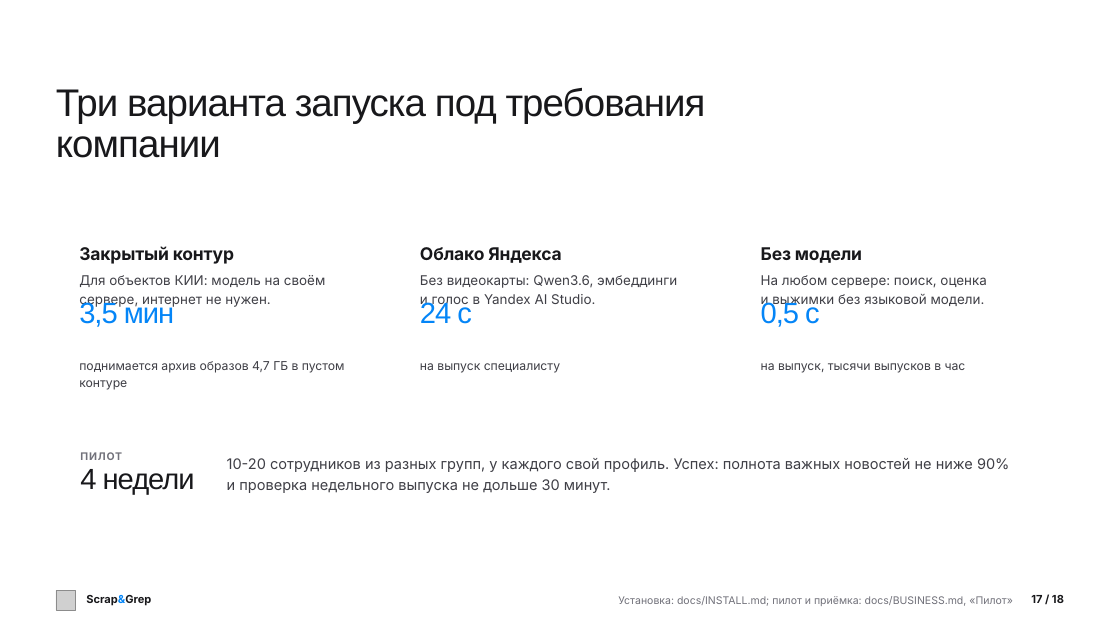
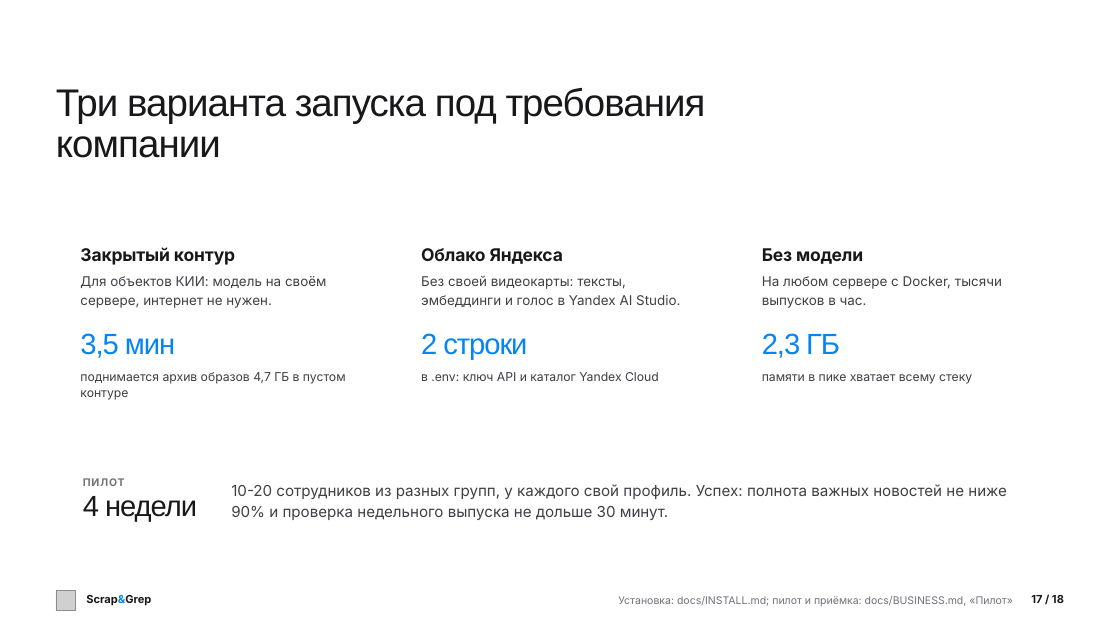
Before and after one commit to verikirill/scrap-and-grep, a slide deck: slide 17 of docs/presentation/scrapgrep.pptx. Drawn at 1120x630 pixels with LibreOffice and Linux fonts; fonts in the diff are those of the drawing; grey boxes stand for pictures; background and template pictures are left out. Boxes give left, top, right and bottom in pixels: in the first picture for what was removed or moved away, otherwise in the second. Text is boxed around its words. In the diff, an @@ line names an element or a change of style, - is before the commit and + after.

Commit message:
docs: deck without repeated facts, a 2026 price slide with sources, even layout
Every fact now stands on one slide: the cover names the audiences, the problem shows sources, publications and the KEV deadline, the speed slide compares models, the analyst study keeps time and coverage, and a new slide prices a digest by analyst and by assistant with six dated sources. Layout checked for equal margins and room above the footer; PPTX carries superscript references.

```diff
--- a/docs/presentation/scrapgrep.pptx
+++ b/docs/presentation/scrapgrep.pptx
@@ text at <box>421,276,680,307</box>: text changed @@
-Без видеокарты: Qwen3.6, эмбеддинги
-и голос в Yandex AI Studio.
+Без своей видеокарты: тексты,
+эмбеддинги и голос в Yandex AI Studio.
@@ text at <box>762,276,1002,308</box>: text changed @@
-На любом сервере: поиск, оценка
-и выжимки без языковой модели.
+На любом сервере с Docker, тысячи
+выпусков в час.
@@ text removed at <box>420,300,472,324</box> @@
-24 с
@@ text removed at <box>761,300,820,327</box> @@
-0,5 с
@@ text "3,5 мин": place and size @@
-text "3,5 мин" at <box>79,300,174,327</box>
+text "3,5 мин" at <box>80,333,175,358</box>
@@ text "3,5 мин" at <box>80,333,175,358</box>: line spacing 9.6pt to 23.8pt @@
@@ text added at <box>421,333,527,360</box>, 25 pt, text #0485F7 @@
+2 строки
@@ text added at <box>762,333,840,358</box>, 25 pt, text #0485F7 @@
+2,3 ГБ
@@ text "поднимается архив образов 4,7 ГБ ...": place and size @@
-text "поднимается архив образов 4,7 ГБ ..." at <box>79,361,345,390</box>
+text "поднимается архив образов 4,7 ГБ ..." at <box>80,372,346,400</box>
@@ text at <box>421,372,659,381</box>: text changed @@
-на выпуск специалисту
+в .env: ключ API и каталог Yandex Cloud
@@ text at <box>762,374,972,384</box>: text changed @@
-на выпуск, тысячи выпусков в час
+памяти в пике хватает всему стеку
@@ text "ПИЛОТ": place and size @@
-text "ПИЛОТ" at <box>80,452,122,460</box>
+text "ПИЛОТ" at <box>83,478,125,486</box>
@@ text "10-20 сотрудников из разных групп, ...": place and size @@
-text "10-20 сотрудников из разных групп, ..." at <box>227,458,1010,493</box>
+text "10-20 сотрудников из разных групп, ..." at <box>231,484,1007,520</box>
@@ text "10-20 сотрудников из разных групп, ..." at <box>231,484,1007,520</box>: size 12.5 to 13 pt; line spacing 17.5pt to 18.2pt @@
@@ text "4 недели": place and size @@
-text "4 недели" at <box>80,469,195,495</box>
+text "4 недели" at <box>83,496,197,522</box>
```
Also in this commit, not shown: 15 other slides changed, 2 slides added, 2 slides removed, 5 other files.
